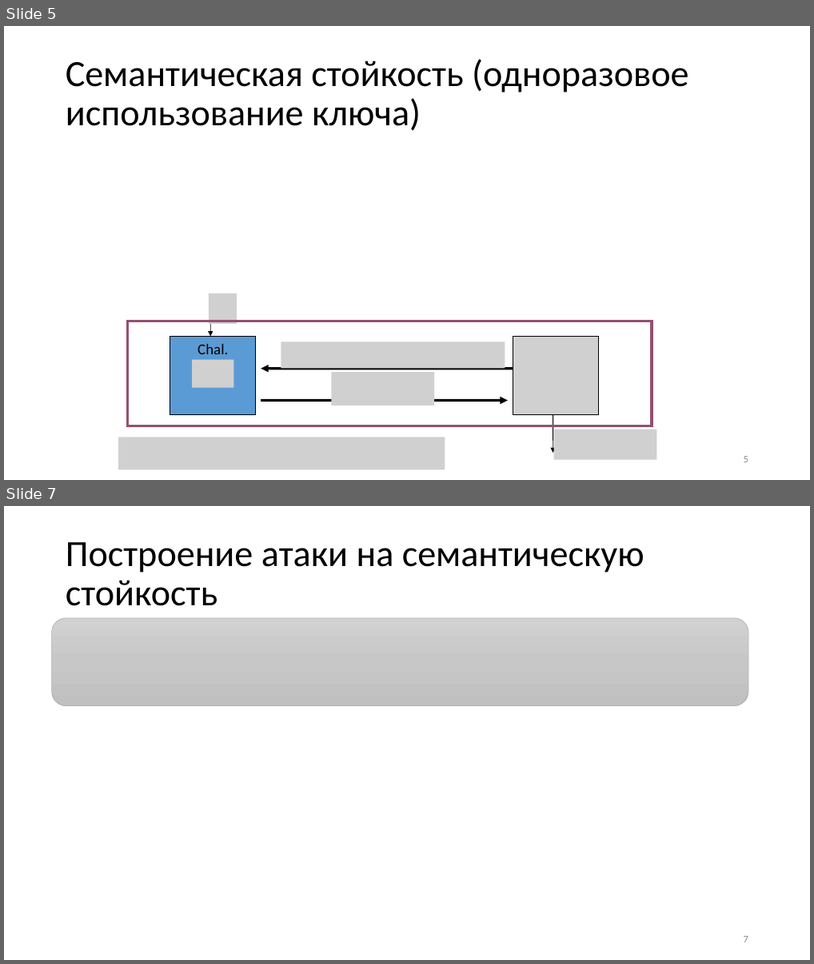
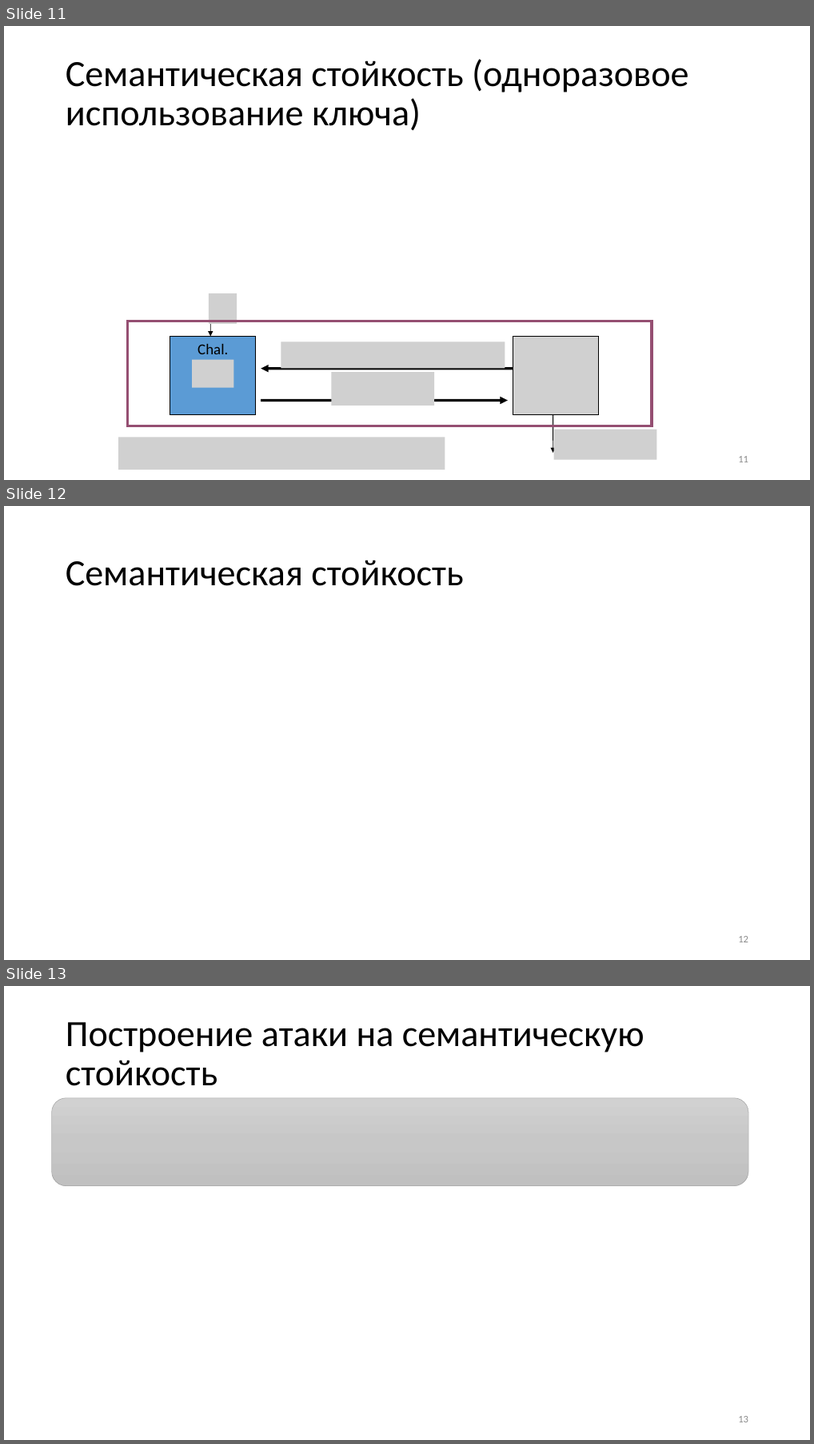
Before and after one commit to CryptoCourse/CryptoLectures, a slide deck: Lectures/Lecture1-b.pptx. Shown one above the other, each under a label of ours: slides 5 and 7 before the commit, slides 11, 12 and 13 after it; the slides between them are not shown. The pictures are 814x964 and 814x1444 pixels, drawn with LibreOffice and Linux fonts; fonts in the diff are those of the drawing; grey boxes stand for pictures. Boxes give left, top, right and bottom in pixels: in the first picture for what was removed or moved away, otherwise in the second. Text is boxed around its words. In the diff, an @@ line names an element or a change of style, - is before the commit and + after.

```diff
--- a/Lectures/Lecture1-b.pptx
+++ b/Lectures/Lecture1-b.pptx
@@ slide 12 added at (x1=4, y1=506, x2=810, y2=960), background #FFFFFF @@
@@ title added at (x1=66, y1=560, x2=463, y2=586), 44 pt, text #000000 @@
+Семантическая стойкость
@@ page number added at (x1=738, y1=936, x2=749, y2=942), 12 pt, text #8C8C8C @@
+12
@@ what was slide 5 is now slide 11 @@
@@ page number at (x1=738, y1=456, x2=749, y2=462): text changed @@
-5
+11
@@ what was slide 7 is now slide 13 @@
@@ page number at (x1=738, y1=1416, x2=749, y2=1422): text changed @@
-7
+13
```
Also in this commit, not shown: 5 other slides added, 1 other file.
